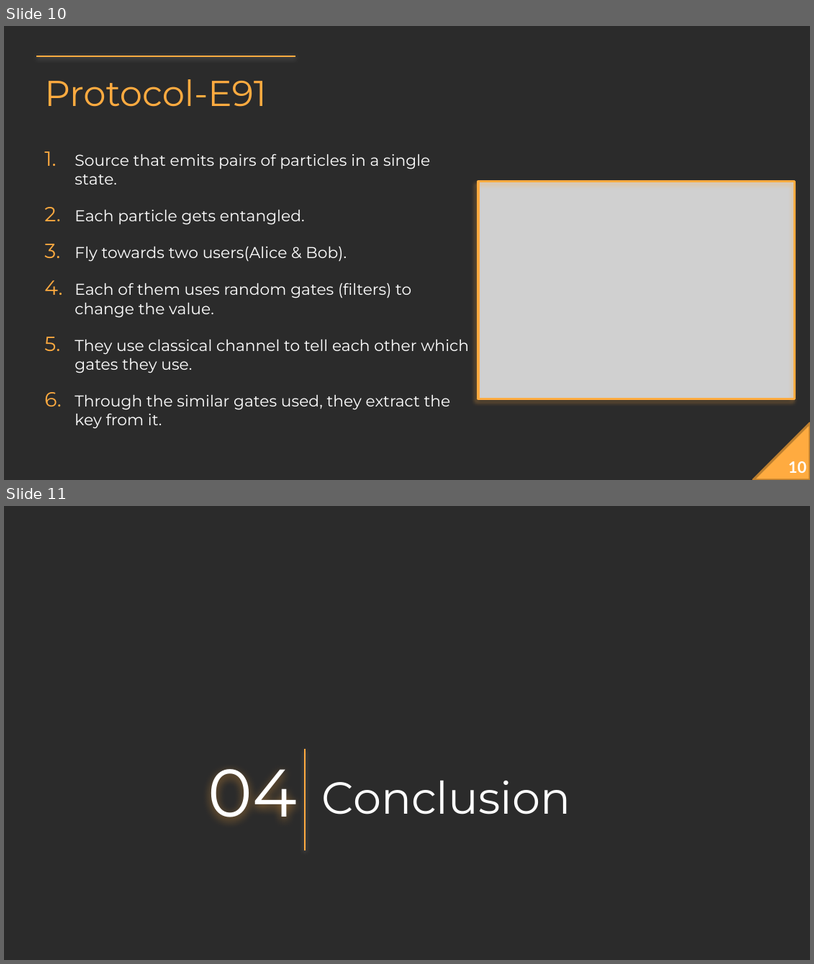
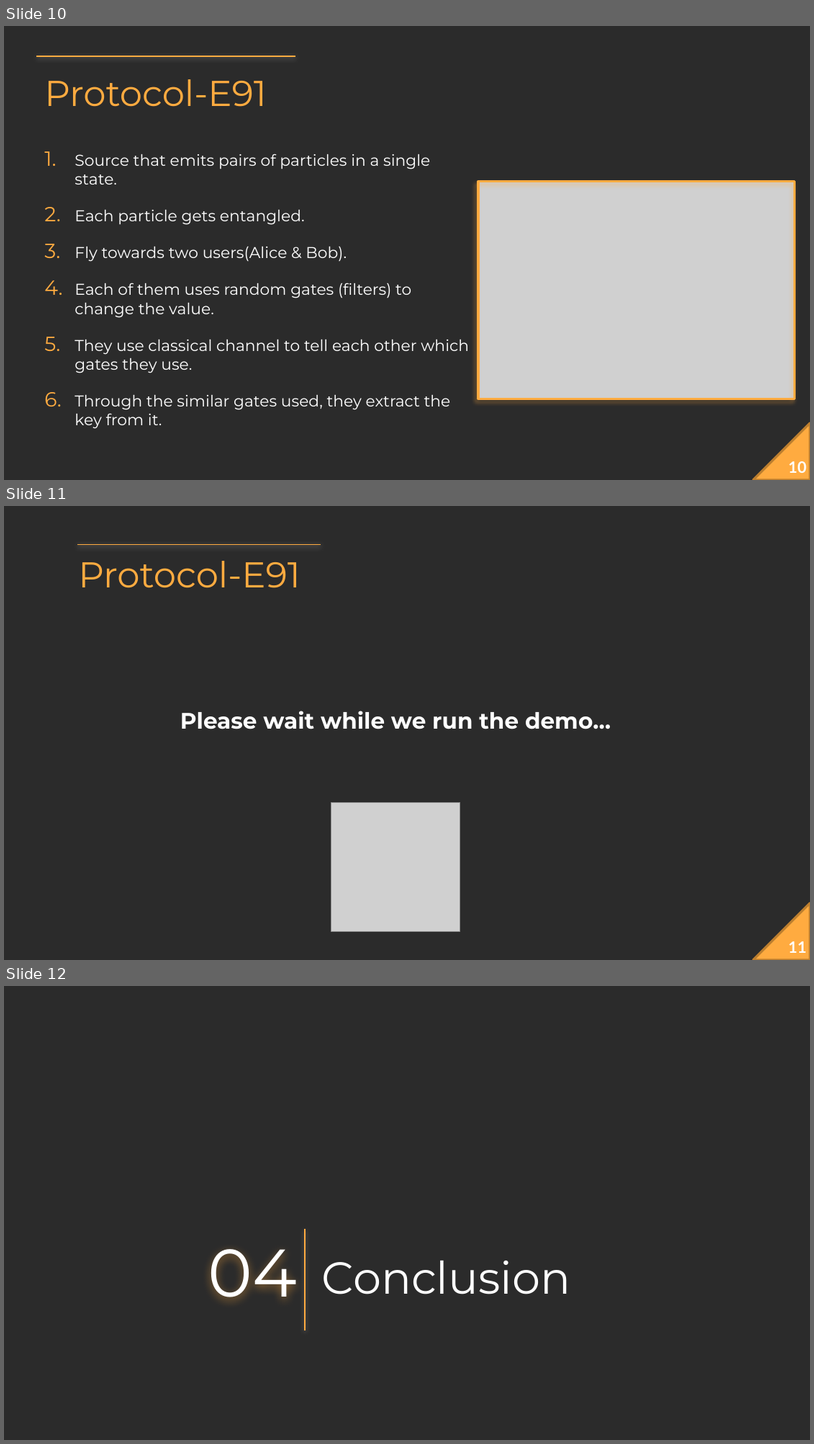
Before and after one commit to BDR-Pro/QuantumCryptoE91, a slide deck: E91_protocol.pptx. Shown one above the other, each under a label of ours: slides 10 and 11 before the commit, slides 10, 11 and 12 after it. The pictures are 814x964 and 814x1444 pixels, drawn with LibreOffice and Linux fonts; fonts in the diff are those of the drawing; grey boxes stand for pictures; background and template pictures are left out; a plain dark background stands for a picture behind light text. Boxes give left, top, right and bottom in pixels: in the first picture for what was removed or moved away, otherwise in the second. Text is boxed around its words. In the diff, an @@ line names an element or a change of style, - is before the commit and + after.

Commit message:
updated pptx

```diff
--- a/E91_protocol.pptx
+++ b/E91_protocol.pptx
@@ slide 11 added at box(4, 506, 810, 960), background picture (left out) @@
@@ line added from (77, 545) to (321, 545), #FFAB40 0.75 pt @@
@@ title added at box(78, 561, 301, 588), 32 pt, text #FFAB40 @@
+Protocol-E91
@@ text added at box(180, 710, 611, 729), 20 pt, text #FFFFFF, bold @@
+Please wait while we run the demo…
@@ picture added at box(332, 802, 460, 931) @@
@@ right triangle added at box(753, 903, 810, 960), fill #FFAB40, outline #BD7F2F 2 pt @@
@@ page number added at box(789, 941, 807, 952), 14 pt, text #FFFFFF, bold @@
+11
@@ what was slide 11 is now slide 12 @@
```
Also in this commit, not shown: 2 other files.
